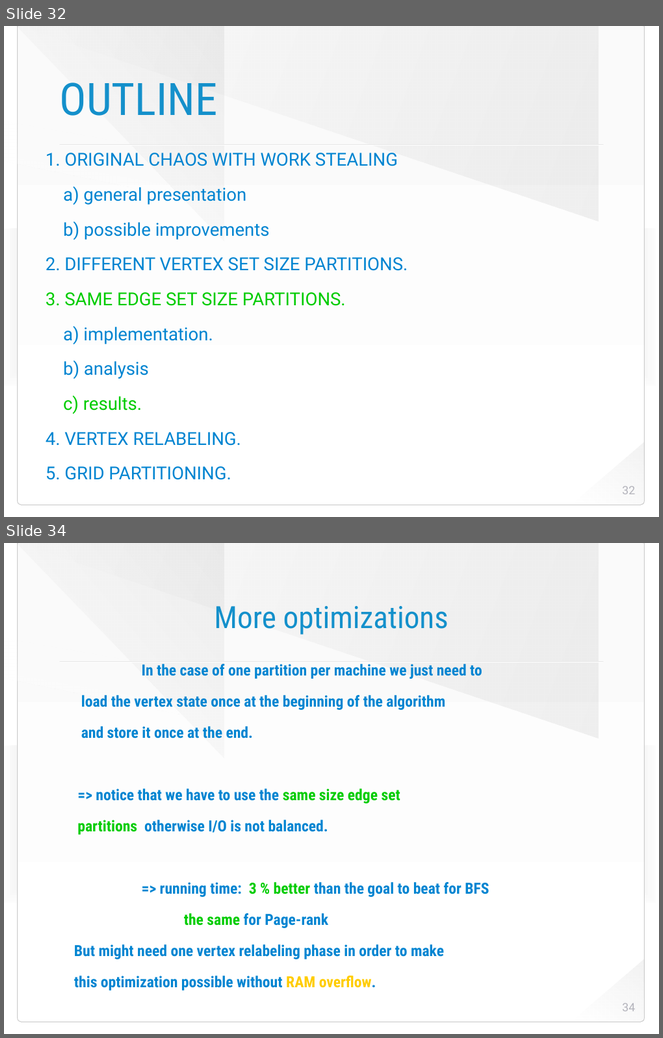
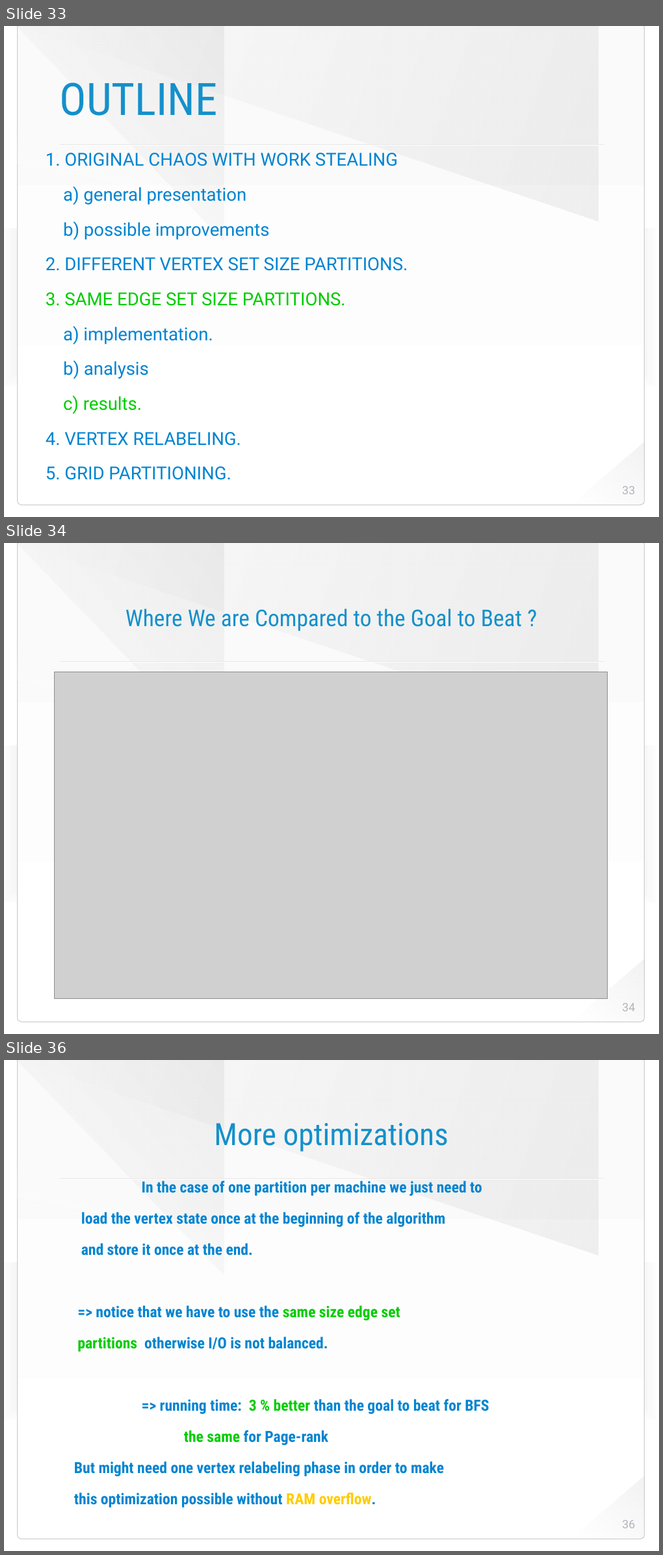
Before and after one commit to HaprianVlad/chaos, a slide deck: presentation.odp. Shown one above the other, each under a label of ours: slides 32 and 34 before the commit, slides 33, 34 and 36 after it; the slides between them are not shown. The pictures are 663x1038 and 663x1555 pixels, drawn with LibreOffice and Linux fonts; fonts in the diff are those of the drawing; grey boxes stand for pictures; background and template pictures are left out. Boxes give left, top, right and bottom in pixels: in the first picture for what was removed or moved away, otherwise in the second. Text is boxed around its words. In the diff, an @@ line names an element or a change of style, - is before the commit and + after.

```diff
--- a/presentation.odp
+++ b/presentation.odp
@@ slide 34 added at [4,543,659,1034], background picture (left out); not listed: 8 template elements that a slide beside it also shows @@
@@ title added at [126,609,522,631], 36 pt, text #1490CB @@
+Where We are Compared to the Goal to Beat ?
@@ picture added at [54,672,608,999] @@
@@ page number added at [622,1003,635,1012], 18 pt, text #B3B3BB @@
+34
@@ what was slide 32 is now slide 33 @@
@@ page number at [622,486,635,495]: text changed @@
-32
+33
@@ what was slide 34 is now slide 36 @@
@@ page number at [622,1520,635,1529]: text changed @@
-34
+36
```
Also in this commit, not shown: 7 slides changed, 3 other slides added, 5 other files.
